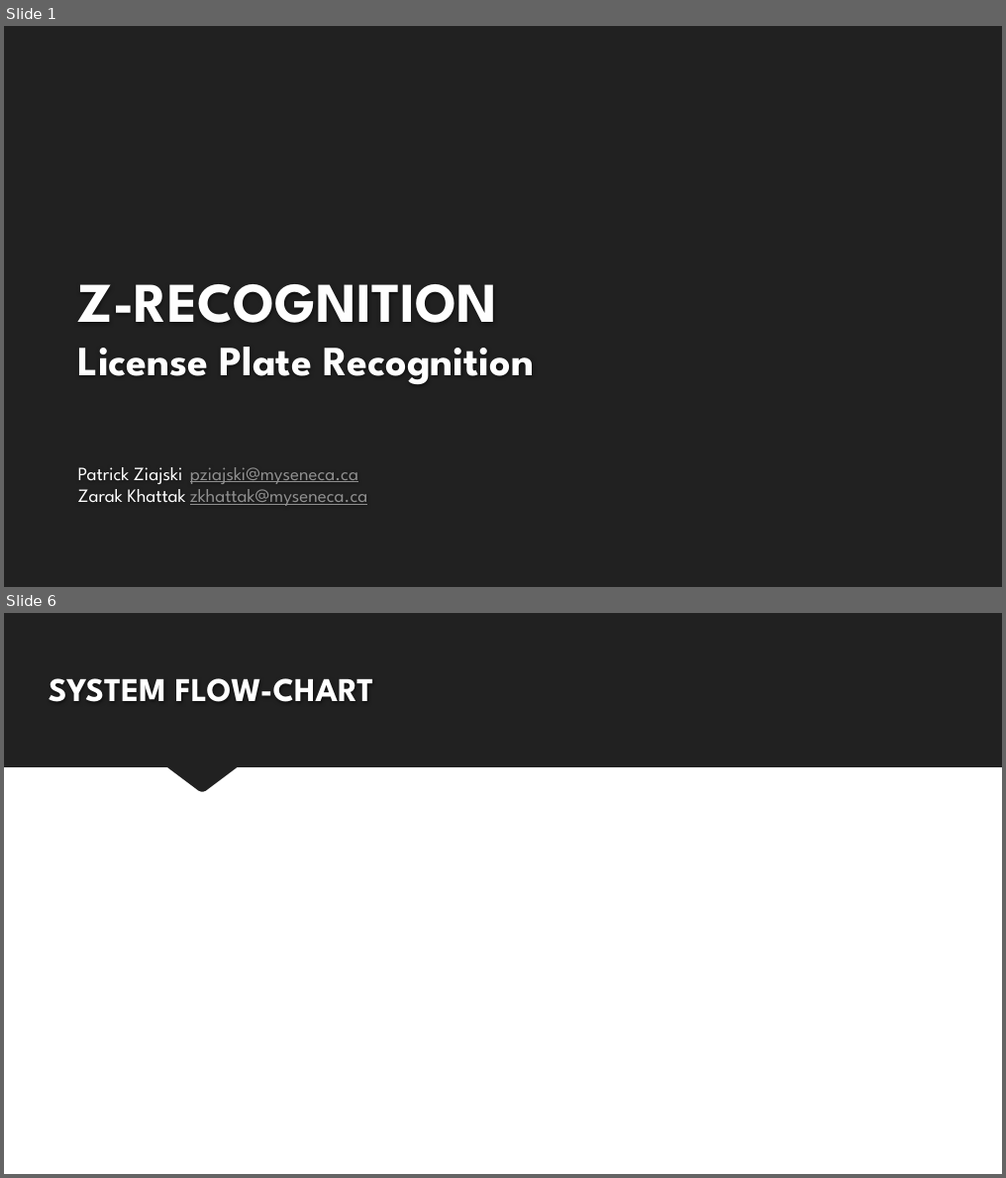
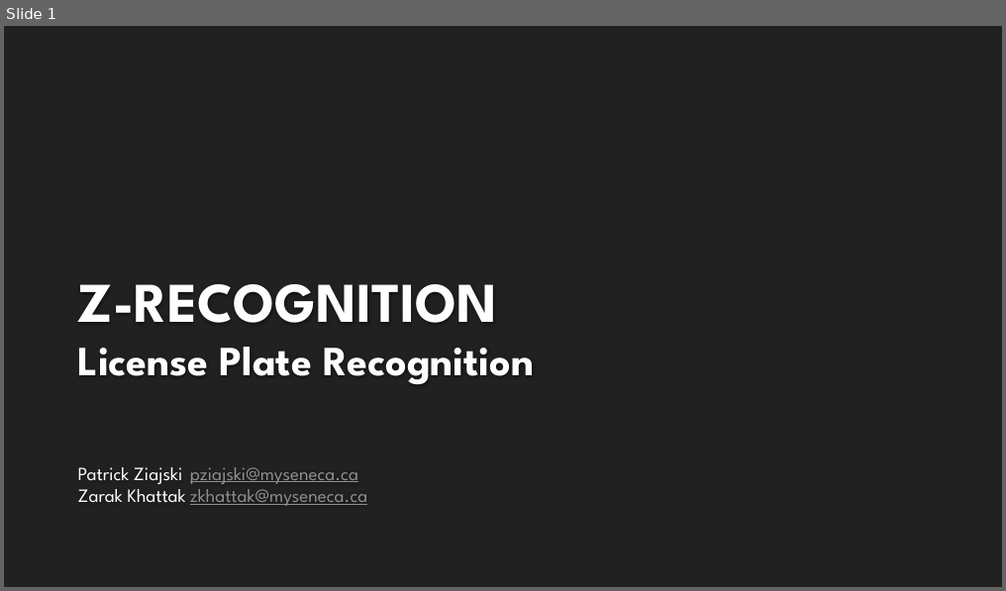
Before and after one commit to pziajski/ZRecognition, a slide deck: Documentation/TPJ_FINAL_PPT.pptx. Shown one above the other, each under a label of ours: slides 1 and 6 before the commit, slide 1 after it; the slides between them are not shown. The pictures are 1006x1178 and 1006x591 pixels, drawn with LibreOffice and Linux fonts; fonts in the diff are those of the drawing; background and template pictures are left out. Boxes give left, top, right and bottom in pixels: in the first picture for what was removed or moved away, otherwise in the second. Text is boxed around its words. In the diff, an @@ line names an element or a change of style, - is before the commit and + after.

```diff
--- a/Documentation/TPJ_FINAL_PPT.pptx
+++ b/Documentation/TPJ_FINAL_PPT.pptx
@@ slide 6 removed at <box>4,613,1002,1174</box>, background #FFFFFF @@
@@ freeform shape removed at <box>4,613,1002,792</box> @@
@@ title removed at <box>49,678,374,702</box> @@
-SYSTEM FLOW-CHART
```
Also in this commit, not shown: 5 slides changed, 1 slide added, 57 other files.
